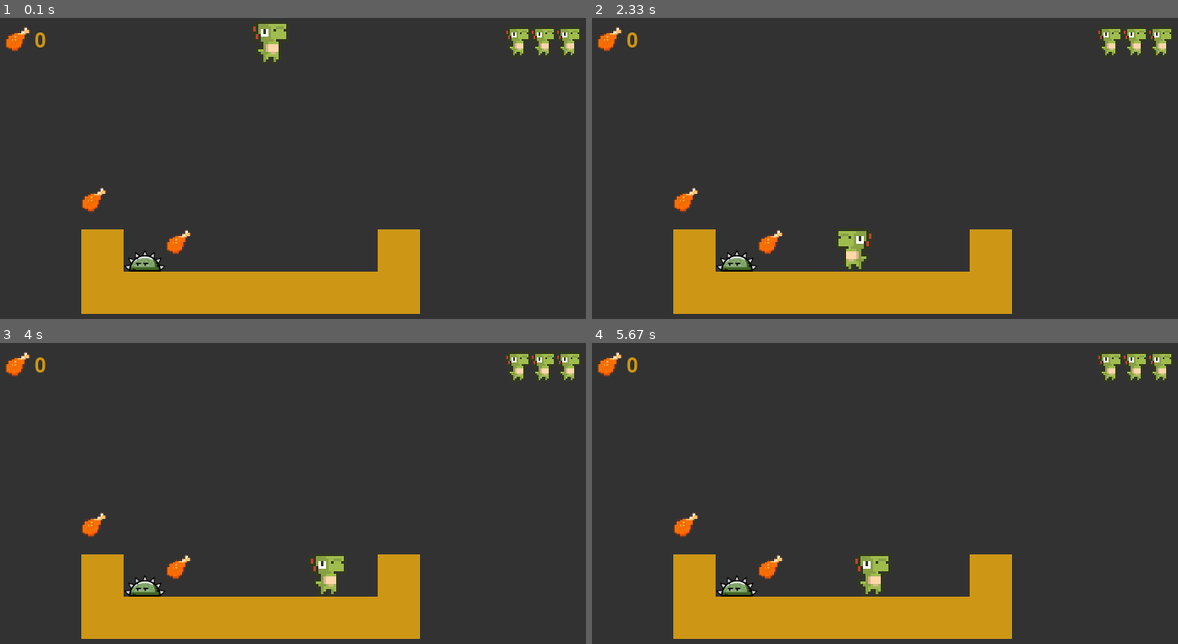
Above: before the commit, frames 1-4 (two rows, left to right).
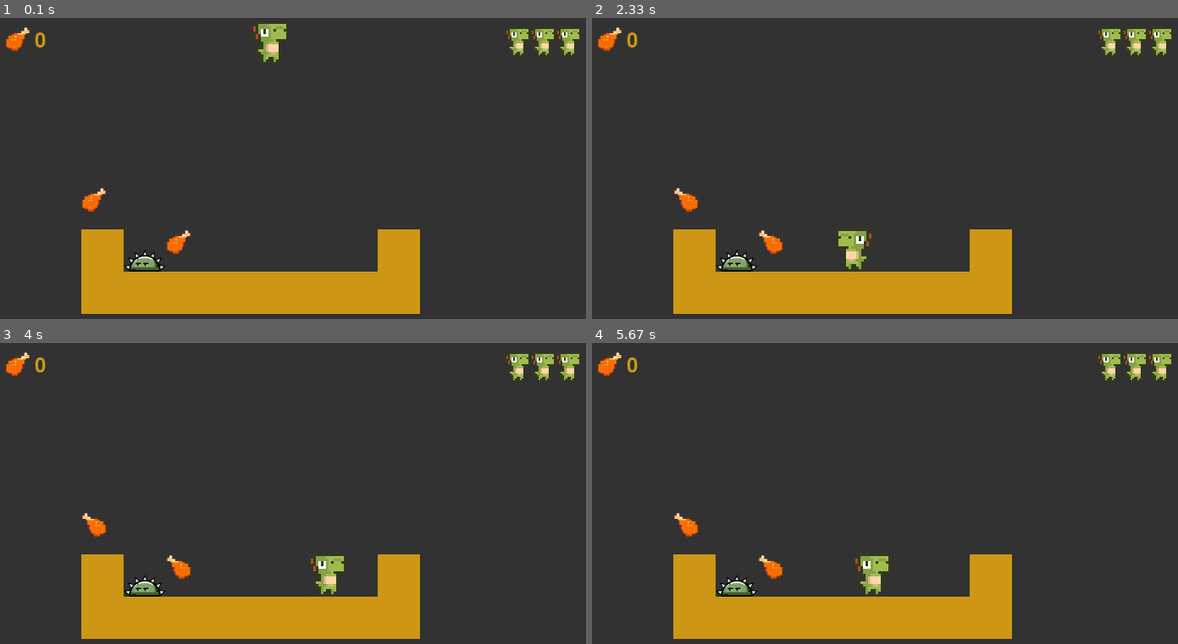
Above: after the commit, the same moments.

Repository: janebro/pygame-platformer
Game: pygame game, started from platformer.py
Two runs of this game, one before a commit and one after it. Both use one fixed random seed, a clock stepped at 60 frames per second and the inputs below.
Inputs:
- Up to frame 1 (0.1 s): no input
- Up to frame 2 (2.33 s): hold Right 0.33-0.8 s; hold Right 0.83-1.3 s; hold Left 1.33-1.87 s; hold Left 1.9-2.3 s
- Up to frame 3 (4 s): hold Right 2.33-2.97 s; hold Left 3-3.47 s; hold Right 3.5-3.97 s
- Up to frame 4 (5.67 s): hold Right 4-4.47 s; hold Left 4.5-5.03 s; hold Left 5.07-5.47 s; hold Right from 5.5 s (still down)

The runs differ from the first frame. In frame 2, 0.5% of the frame differs, in the area x 13-33%, y 56-79%; in frame 3, 0.5%; in frame 4, 0.5%.

Commit message:
Clear empty line

Diff:
--- /dev/null
+++ b/engine.py
@@ -0,0 +1,16 @@
+import pygame
+class Animation():
+  def __init__(self, imageList):
+      self.imageList = imageList
+      self.imageIndex = 0
+      self.animationTimer = 0
+      self.animationSpeed = 25
+  def update(self):
+    self.animationTimer += 1
+    if self.animationTimer >= self.animationSpeed:
+      self.animationTimer = 0
+      self.imageIndex += 1
+      if self.imageIndex > len(self.imageList) - 1:
+        self.imageIndex = 0
+  def draw(self, screen, x, y):
+    screen.blit(self.imageList[self.imageIndex], (x, y))
--- a/platformer.py
+++ b/platformer.py
@@ -12,6 +12,7 @@
 # https://freesound.org/
 
 import pygame
+import engine
 
 def drawText(string, x, y):
   text = font.render(string, True, MUSTARD, DARK_GREY)
@@ -60,7 +61,13 @@
 ]
 
 # collectables
-chicken_leg = pygame.image.load('assets/collectables/chicken.png')
+chicken_leg = pygame.image.load('assets/collectables/chicken-leg/chicken_leg_0.png')
+collectable_animation = engine.Animation([
+  pygame.image.load('assets/collectables/chicken-leg/chicken_leg_0.png'),
+  pygame.image.load('assets/collectables/chicken-leg/chicken_leg_1.png'),
+  pygame.image.load('assets/collectables/chicken-leg/chicken_leg_2.png'),
+  pygame.image.load('assets/collectables/chicken-leg/chicken_leg_3.png')
+])
 collectables = [
   pygame.Rect(100,200, 30, 30),
   pygame.Rect(200,250, 30, 30)
@@ -89,7 +96,7 @@
 # Setting the volume
 pygame.mixer.music.set_volume(0.15)
 # Start playing the song looping forever
-pygame.mixer.music.play(-1)
+#pygame.mixer.music.play(-1)
 
 running = True
 
@@ -105,7 +112,14 @@
     if event.type == pygame.QUIT:
       running = False
 
+  # ---------- #
+  #   UPDATE   #
+  # ---------- #
+
   if game_state == 'playing':
+    # update collectables animation
+    collectable_animation.update()
+
     new_player_x = player_x
     new_player_y = player_y
 
@@ -125,10 +139,6 @@
       # jump sound
       playSfx('assets/sfx/jump.wav', 0.4)
 
-    # ---------- #
-    #   UPDATE   #
-    # ---------- #
-
     # horizontal movement
 
     new_player_rect = pygame.Rect(new_player_x, player_y, player_width, player_height)
@@ -207,7 +217,7 @@
 
   # collectables
   for c in collectables:
-    screen.blit(chicken_leg, (c.x, c.y))
+    collectable_animation.draw(screen, c.x, c.y)
 
   # enemies
   for e in enemies:
Binary file added: assets/collectables/chicken-leg/chicken_leg_0.png
Binary file added: assets/collectables/chicken-leg/chicken_leg_1.png
Binary file added: assets/collectables/chicken-leg/chicken_leg_2.png
Binary file added: assets/collectables/chicken-leg/chicken_leg_3.png
Binary file removed: assets/collectables/chicken.png
Not shown, added: assets/raw-resources/sheets/chicken_leg.zip
